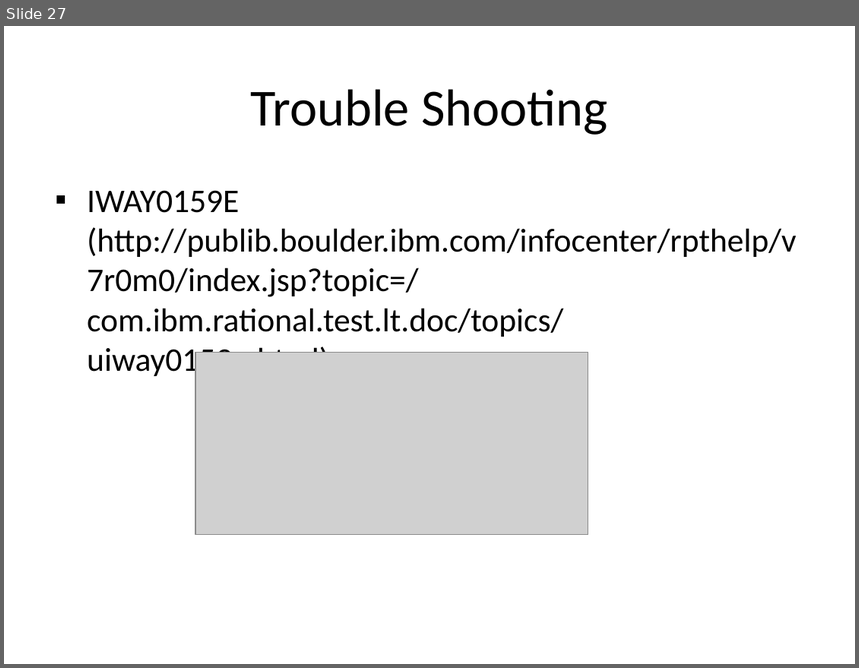
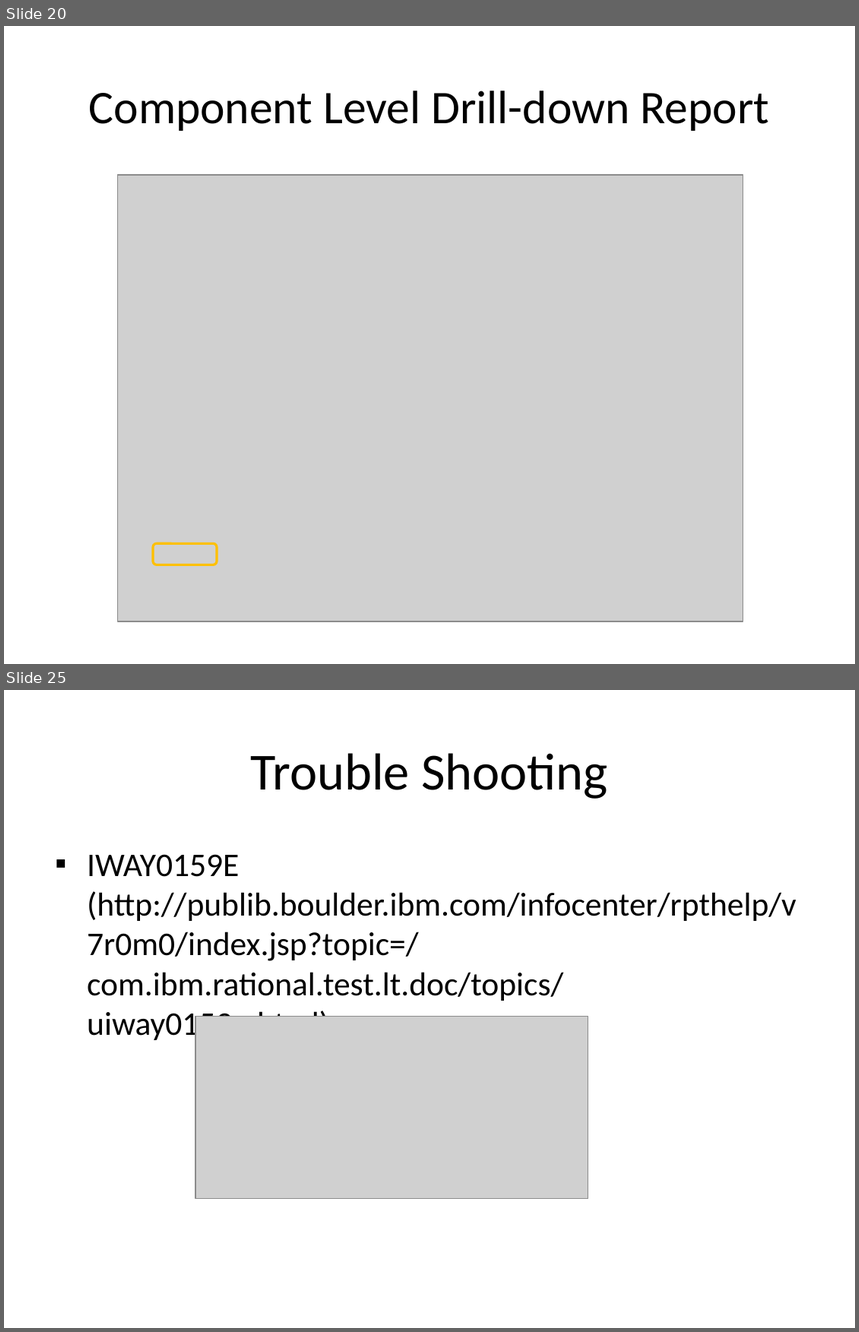
Before and after one commit to wsgan001/asegrp, a slide deck: papers/DRCPA/docs/PerfTest - Application Monitoring.pptx. Shown one above the other, each under a label of ours: slide 27 before the commit, slides 20 and 25 after it; the slides between them are not shown. The pictures are 859x668 and 859x1332 pixels, drawn with LibreOffice and Linux fonts; fonts in the diff are those of the drawing; grey boxes stand for pictures. Boxes give left, top, right and bottom in pixels: in the first picture for what was removed or moved away, otherwise in the second. Text is boxed around its words. In the diff, an @@ line names an element or a change of style, - is before the commit and + after.

```diff
--- a/papers/DRCPA/docs/PerfTest - Application Monitoring.pptx
+++ b/papers/DRCPA/docs/PerfTest - Application Monitoring.pptx
@@ slide 20 added at <box>4,26,855,664</box>, background #FFFFFF @@
@@ title added at <box>89,91,770,131</box>, 39.6 pt, text #000000 @@
+Component Level Drill-down Report
@@ picture added at <box>117,175,743,622</box> @@
@@ rounded rectangle added at <box>153,544,217,565</box>, outline #FFC000 2 pt @@
@@ what was slide 27 is now slide 25 @@
```
Also in this commit, not shown: 5 slides changed, 13 other slides added, 17 slides removed, 1 other file.
